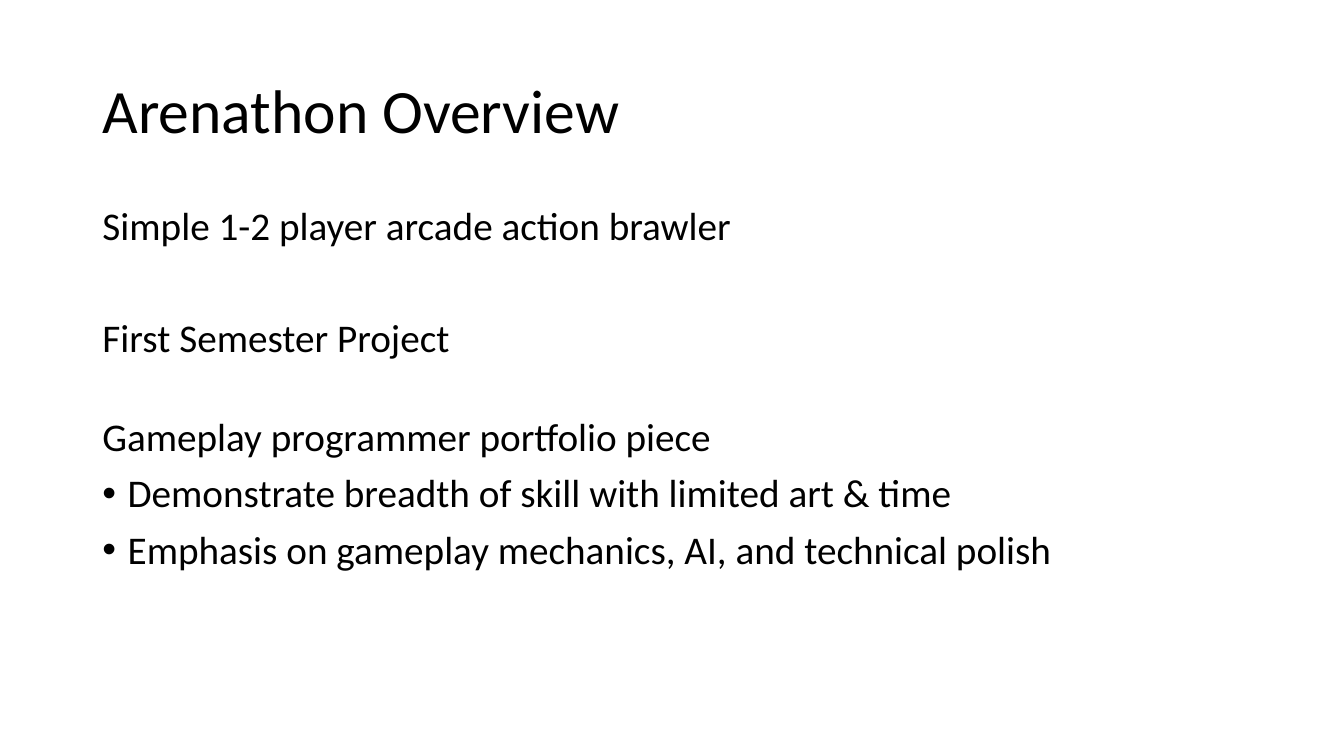
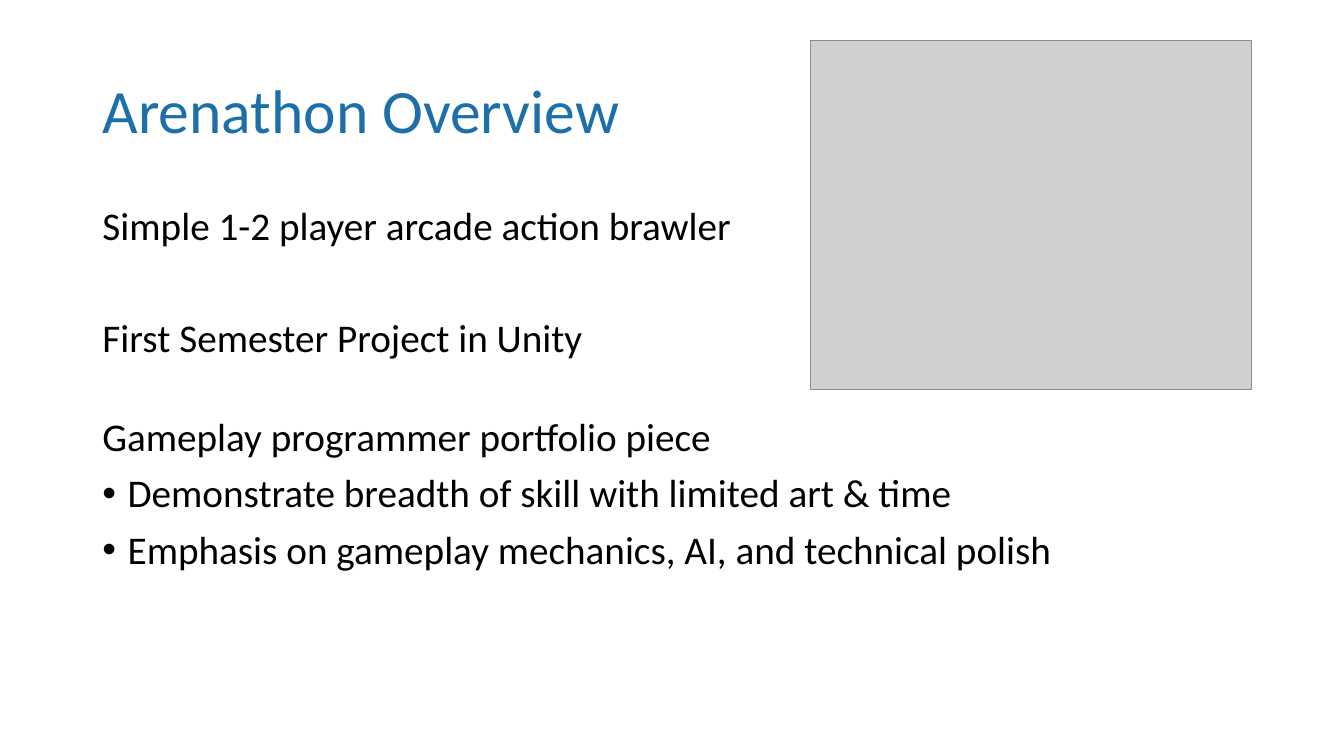
Before and after one commit to Bilbobull/LucAndGonzalo, a slide deck: slide 4 of Presentation One.pptx. Drawn at 1344x756 pixels with LibreOffice and Linux fonts; fonts in the diff are those of the drawing; grey boxes stand for pictures. Boxes give left, top, right and bottom in pixels: in the first picture for what was removed or moved away, otherwise in the second. Text is boxed around its words. In the diff, an @@ line names an element or a change of style, - is before the commit and + after.

```diff
--- a/Presentation One.pptx
+++ b/Presentation One.pptx
@@ title "Arenathon Overview" at <box>102,90,619,134</box>: text colour #000000 to #1D6FA9 @@
@@ picture added at <box>811,40,1252,390</box> @@
@@ text at <box>102,325,582,359</box>: text changed @@
-First Semester Project
+First Semester Project in Unity
```
Also in this commit, not shown: 5 other slides changed.
